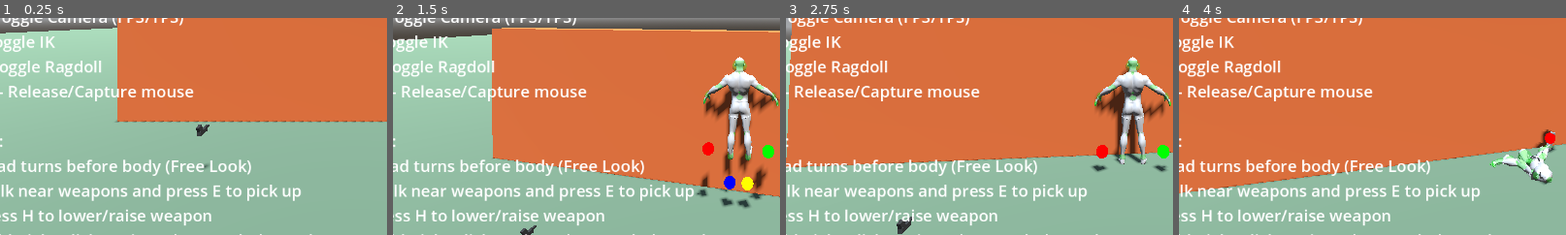
Above: before the commit, frames 1-4 (left to right).
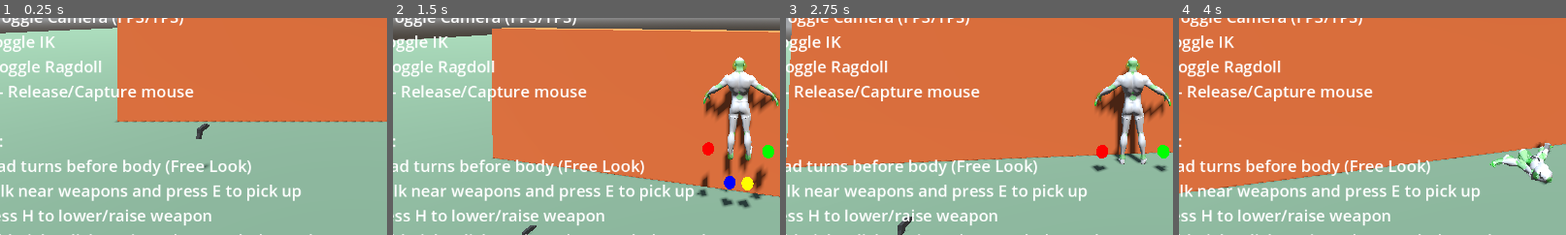
Above: after the commit, the same moments.

Repository: lmf-git/fpsikanimragdoll
Game: Godot game, scene res://world.tscn
Same seed, same stepped clock (60 frames per second), same inputs: the game is played once before the commit and once after it.
Inputs (mouse positions are % of the whole screen's width and height, from its top left):
- Up to frame 1 (0.25 s): no input
- Up to frame 2 (1.5 s): tap Enter at 0.5 s; move the mouse to (55, 50) at 0.52 s; hold Shift (sprint) 0.53-1.28 s; hold W (move_forward) from 0.53 s (still down); click (55, 50) at 0.67 s; tap Space (jump) at 0.77 s; move the mouse to (45, 50) at 1.27 s; tap O (toggle_camera) at 1.35 s
- Up to frame 3 (2.75 s): keep holding W (move_forward); tap Space (jump) at 1.52 s; move the mouse to (52, 48) at 2.02 s; hold I (toggle_ik) from 2.03 s (still down)
- Up to frame 4 (4 s): keep holding W (move_forward); move the mouse to (49, 52) at 2.77 s; release I (toggle_ik) at 2.78 s; tap R (toggle_ragdoll) at 2.85 s; click (49, 52) at 2.92 s; tap Space (jump) at 3.02, 3.77 s; move the mouse to (57, 51) at 3.52 s; tap E at 3.6 s
The pictures show only the part of the screen within x 5-55%, y 50-100%; the shares and areas given below are measured in that part.

The runs differ from the first frame. In frame 1, 0.1% of the frame differs, in the area x 50-54%, y 48-56%; in frame 2, less than 0.1%; in frame 3, 0.1%; in frame 4, 0.3%, in the area x 93-98%, y 51-63%.

Commit message:
Revert VisualRoot approach and apply X-axis rotation to fix upside-down gun
- Remove VisualRoot wrapper node
- Restore all meshes to root level
- Apply 180° X-axis rotation in weapon.gd equip() instead
- Keeps MainGrip position unchanged for proper hand IK

Diff:
--- a/pistol.tscn
+++ b/pistol.tscn
@@ -37,30 +37,27 @@
 [node name="CollisionShape3D" type="CollisionShape3D" parent="."]
 shape = SubResource("BoxShape3D_pistol")
 
-[node name="VisualRoot" type="Node3D" parent="."]
-transform = Transform3D(-1, 0, 0, 0, -1, 0, 0, 0, 1, 0, 0, 0)
-
-[node name="Slide" type="MeshInstance3D" parent="VisualRoot"]
+[node name="Slide" type="MeshInstance3D" parent="."]
 transform = Transform3D(1, 0, 0, 0, 1, 0, 0, 0, 1, 0, 0.02, -0.015)
 mesh = SubResource("BoxMesh_slide")
 surface_material_override/0 = SubResource("Material_pistol")
 
-[node name="Barrel" type="MeshInstance3D" parent="VisualRoot"]
+[node name="Barrel" type="MeshInstance3D" parent="."]
 transform = Transform3D(1, 0, 0, 0, 1, 0, 0, 0, 1, 0, 0, -0.1)
 mesh = SubResource("BoxMesh_barrel")
 surface_material_override/0 = SubResource("Material_pistol")
 
-[node name="Grip" type="MeshInstance3D" parent="VisualRoot"]
+[node name="Grip" type="MeshInstance3D" parent="."]
 transform = Transform3D(1, 0, 0, 0, 0.92388, 0.382683, 0, -0.382683, 0.92388, 0, -0.04, 0.04)
 mesh = SubResource("BoxMesh_grip")
 surface_material_override/0 = SubResource("Material_pistol")
 
-[node name="TriggerGuard" type="MeshInstance3D" parent="VisualRoot"]
+[node name="TriggerGuard" type="MeshInstance3D" parent="."]
 transform = Transform3D(1, 0, 0, 0, 1, 0, 0, 0, 1, 0, -0.015, 0.01)
 mesh = SubResource("BoxMesh_trigger_guard")
 surface_material_override/0 = SubResource("Material_pistol")
 
-[node name="Trigger" type="MeshInstance3D" parent="VisualRoot"]
+[node name="Trigger" type="MeshInstance3D" parent="."]
 transform = Transform3D(1, 0, 0, 0, 1, 0, 0, 0, 1, 0, -0.02, 0.015)
 mesh = SubResource("BoxMesh_trigger")
 surface_material_override/0 = SubResource("Material_pistol")
--- a/weapon.gd
+++ b/weapon.gd
@@ -147,8 +147,8 @@
 		# Get grip offset in local space
 		var grip_local_pos = main_grip.position
 
-		# No rotation offset needed - hand IK handles orientation
-		transform.basis = Basis()
+		# Rotate 180° around X axis to flip gun right-side up
+		transform.basis = Basis().rotated(Vector3.RIGHT, deg_to_rad(180))
 
 		# Position weapon so grip point is at hand origin (0,0,0 in hand local space)
 		# This means weapon position = -grip_offset rotated by weapon basis
